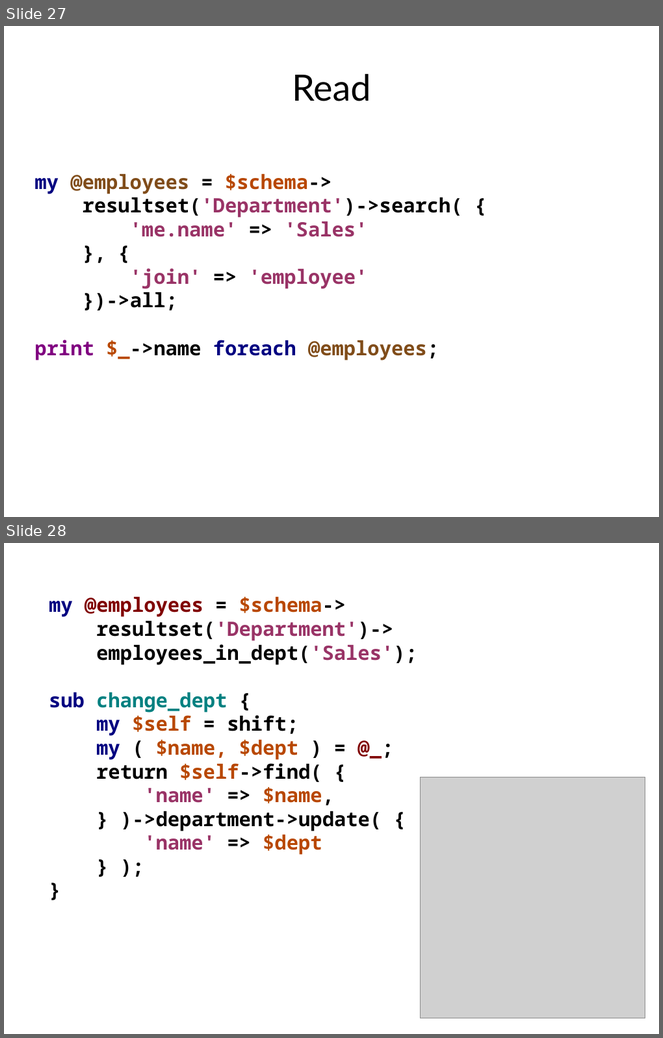
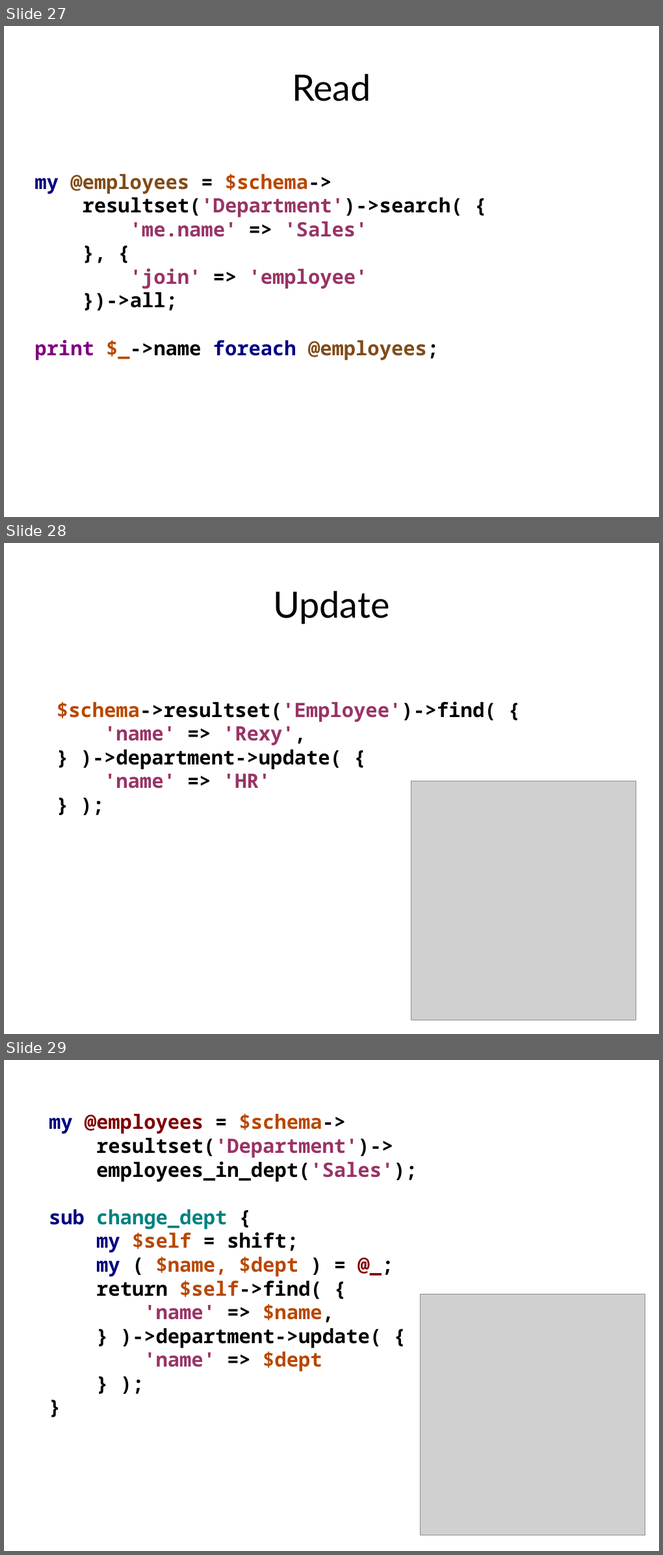
Before and after one commit to erezschatz/Presentation, a slide deck: dbix-class.odp. Shown one above the other, each under a label of ours: slides 27 and 28 before the commit, slides 27, 28 and 29 after it. The pictures are 663x1038 and 663x1555 pixels, drawn with LibreOffice and Linux fonts; fonts in the diff are those of the drawing; grey boxes stand for pictures. Boxes give left, top, right and bottom in pixels: in the first picture for what was removed or moved away, otherwise in the second. Text is boxed around its words. In the diff, an @@ line names an element or a change of style, - is before the commit and + after.

```diff
--- a/dbix-class.odp
+++ b/dbix-class.odp
@@ slide 28 added at bbox=[4, 543, 659, 1034], background #FFFFFF @@
@@ title added at bbox=[273, 591, 390, 624], 44 pt, text #000000 @@
+Update
@@ text added at bbox=[57, 702, 497, 789], 24 pt, text #000000, bold @@
+$schema->resultset('Employee')->find( {
+'name' => 'Rexy',
+} )->department->update( {
+'name' => 'HR'
+} );
@@ picture added at bbox=[412, 782, 636, 1021] @@
@@ what was slide 28 is now slide 29 @@
```
Also in this commit, not shown: 1 slide changed, 1 slide removed, 4 other files.
